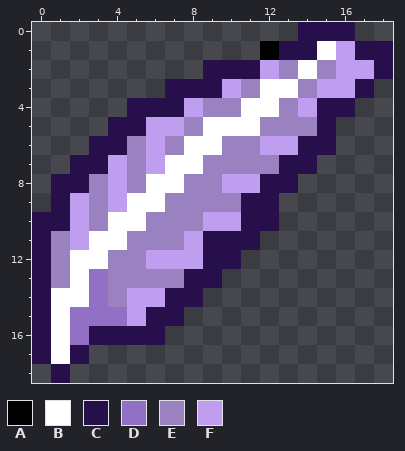
One commit to this pixel-art sprite: assets/Items/SlothItems/item0.png. Above: the version before the commit.
The file is 19x19 pixels. Colours within 5 levels of each other are drawn and written as one.
Palette (. is transparent): A #000000  B #ffffff  C #270f4c  D #9270c5  E #9a81c0  F #c09eef
After:
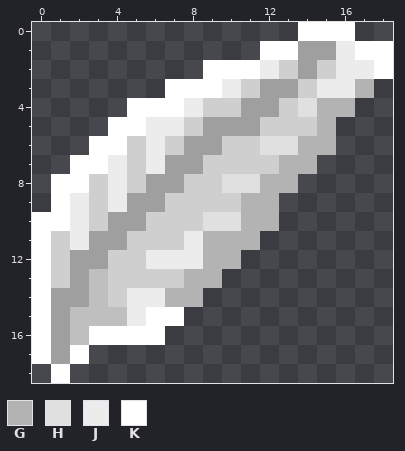
Colours new in this view: G #b3b3b3  H #e0e0e0  J #ececec  K #ffffff
From the commit log: Added sloth items and uncommented the items rendering in sloth
What changed:
{"colour":"B","old":"#ffffff","new":"#9f9f9f"}
{"colour":"D","old":"#9270c5","new":"#bfbfbf"}
{"colour":"E","old":"#9a81c0","new":"#cfcfcf"}
{"y":0,"x":14,"old":"CCC","new":"KKK"}
{"y":1,"x":12,"old":"ACC","new":"KKB"}
{"y":1,"x":16,"old":"FCC","new":"JKK"}
{"y":2,"x":9,"old":"CCCF","new":"KKKJ"}
{"y":2,"x":16,"old":"FFC","new":"JJK"}
{"y":3,"x":7,"old":"CCCF","new":"KKKJ"}
{"y":3,"x":15,"old":"FFC","new":"JJG"}
{"y":4,"x":5,"old":"CCCF","new":"KKKJ"}
{"y":4,"x":14,"old":"FCC","new":"HGG"}
{"y":5,"x":4,"old":"CCFF","new":"KKJJ"}
{"y":5,"x":15,"old":"C","new":"G"}
{"y":6,"x":3,"old":"CC","new":"KK"}
{"y":6,"x":6,"old":"F","new":"J"}
{"y":6,"x":12,"old":"FFCC","new":"HHGG"}
{"y":7,"x":2,"old":"CCF","new":"KKJ"}
{"y":7,"x":6,"old":"F","new":"J"}
{"y":7,"x":13,"old":"CC","new":"GG"}
{"y":8,"x":1,"old":"CC","new":"KK"}
{"y":8,"x":4,"old":"F","new":"J"}
{"y":8,"x":10,"old":"FFCC","new":"HHGG"}
{"y":9,"x":1,"old":"CF","new":"KJ"}
{"y":9,"x":4,"old":"F","new":"J"}
{"y":9,"x":11,"old":"CC","new":"GG"}
{"y":10,"x":0,"old":"CCF","new":"KKJ"}
{"y":10,"x":9,"old":"FFCC","new":"HHGG"}
{"y":11,"x":0,"old":"C","new":"K"}
{"y":11,"x":2,"old":"F","new":"J"}
{"y":11,"x":8,"old":"FCCC","new":"JGGG"}
{"y":12,"x":0,"old":"C","new":"K"}
{"y":12,"x":6,"old":"FFFCC","new":"JJJGG"}
{"y":13,"x":0,"old":"C","new":"K"}
{"y":13,"x":8,"old":"CC","new":"GG"}
{"y":14,"x":0,"old":"C","new":"K"}
{"y":14,"x":5,"old":"FFCC","new":"JJGG"}
{"y":15,"x":0,"old":"C","new":"K"}
{"y":15,"x":5,"old":"FCC","new":"JKK"}
{"y":16,"x":0,"old":"C","new":"K"}
{"y":16,"x":3,"old":"CCCC","new":"KKKK"}
{"y":17,"x":0,"old":"C","new":"K"}
{"y":17,"x":2,"old":"C","new":"K"}
{"y":18,"x":1,"old":"C","new":"K"}
